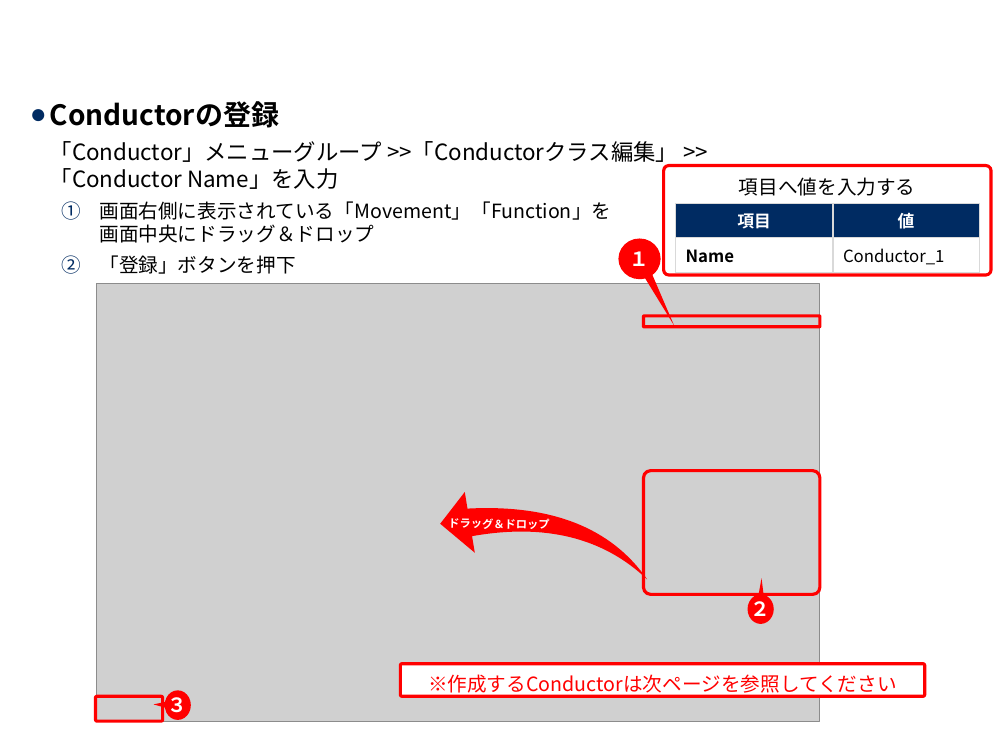
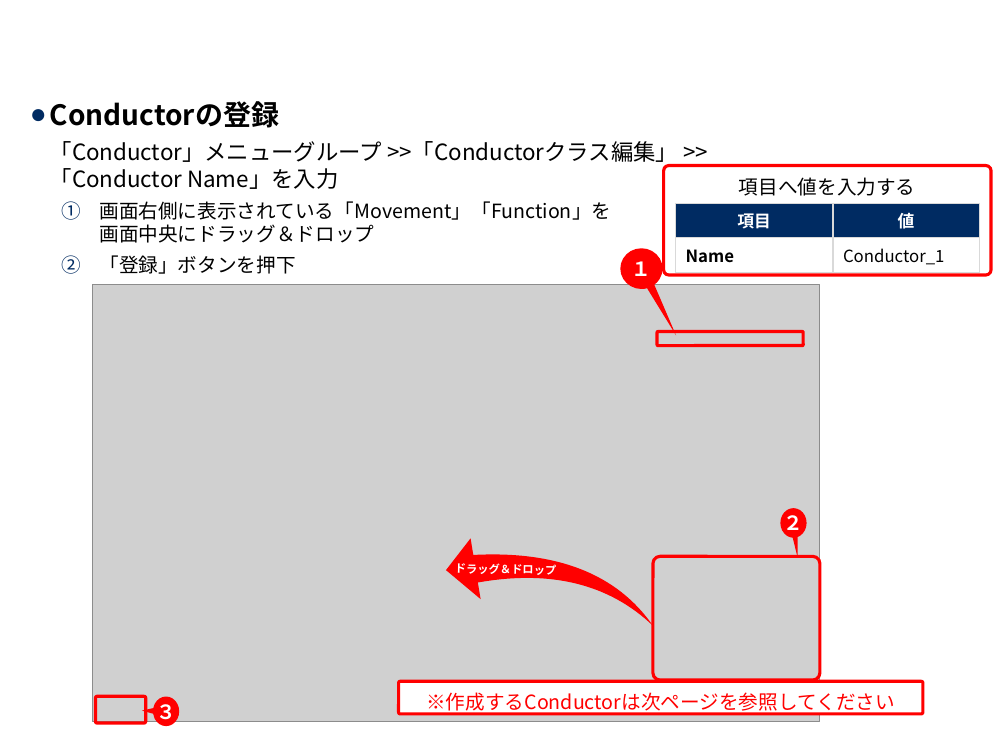
Before and after one commit to exastro-suite/it-automation-docs, a slide deck: slide 22 of asset/Learn_ja/ITA-Conductor_practice_ja.pptx. Drawn at 1008x756 pixels with LibreOffice and Linux fonts; fonts in the diff are those of the drawing; grey boxes stand for pictures; background and template pictures are left out. Boxes give left, top, right and bottom in pixels: in the first picture for what was removed or moved away, otherwise in the second. Text is boxed around its words. In the diff, an @@ line names an element or a change of style, - is before the commit and + after.

```diff
--- a/asset/Learn_ja/ITA-Conductor_practice_ja.pptx
+++ b/asset/Learn_ja/ITA-Conductor_practice_ja.pptx
@@ speech bubble "１": place and size @@
-speech bubble "１" at [619,239,661,279]
+speech bubble "１" at [620,248,662,288]
@@ picture: place and size @@
-picture at [97,283,821,721]
+picture at [93,284,821,722]
@@ rounded rectangle: place and size @@
-rounded rectangle at [643,316,820,327]
+rounded rectangle at [657,332,803,346]
@@ swoosh arrow: place and size @@
-swoosh arrow at [434,450,648,629]
+swoosh arrow at [440,497,654,676]
@@ speech bubble "２": place and size @@
-speech bubble "２" at [748,595,774,624]
+speech bubble "２" at [780,508,806,537]
@@ speech bubble "２" at [780,508,806,537]: proportions changed @@
@@ rounded rectangle "ドラッグ＆ドロップ": place and size @@
-rounded rectangle "ドラッグ＆ドロップ" at [438,505,568,542]
+rounded rectangle "ドラッグ＆ドロップ" at [445,550,575,588]
@@ rounded rectangle: place and size @@
-rounded rectangle at [643,471,820,595]
+rounded rectangle at [653,556,821,680]
@@ rounded rectangle "※作成するConductorは次ページを参照してください": place and size @@
-rounded rectangle "※作成するConductorは次ページを参照してください" at [400,664,924,697]
+rounded rectangle "※作成するConductorは次ページを参照してください" at [398,681,922,714]
@@ rounded rectangle: place and size @@
-rounded rectangle at [96,697,163,722]
+rounded rectangle at [96,697,146,724]
@@ speech bubble "３": place and size @@
-speech bubble "３" at [164,690,191,720]
+speech bubble "３" at [153,697,179,726]
```
Also in this commit, not shown: 22 other slides changed, 2 other files.
